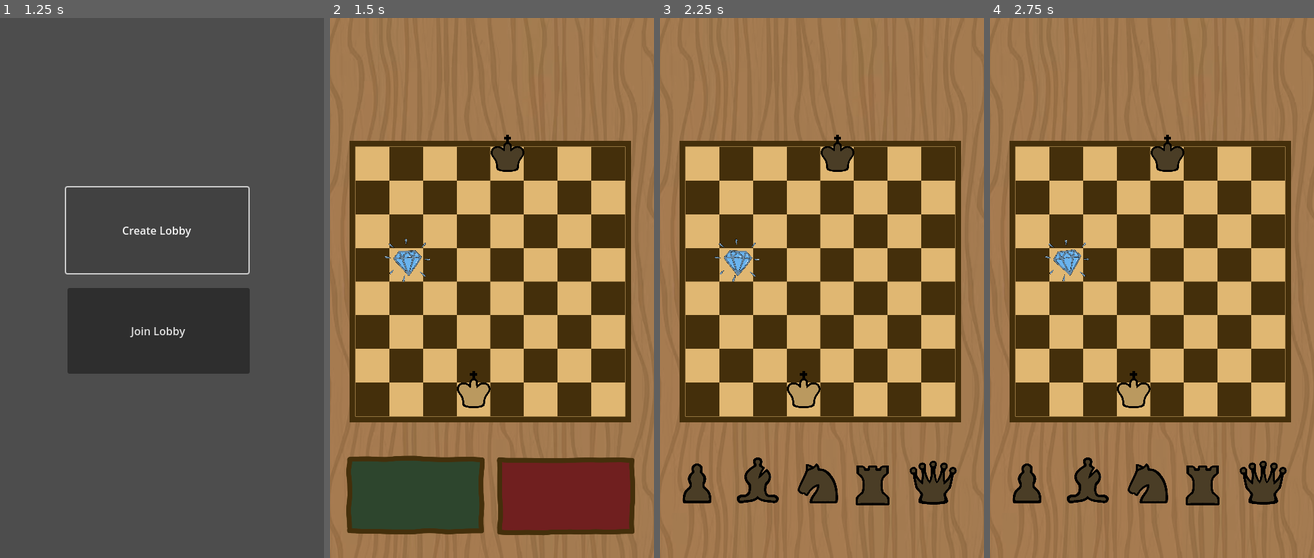
Above: before the commit, frames 1-4 (left to right).
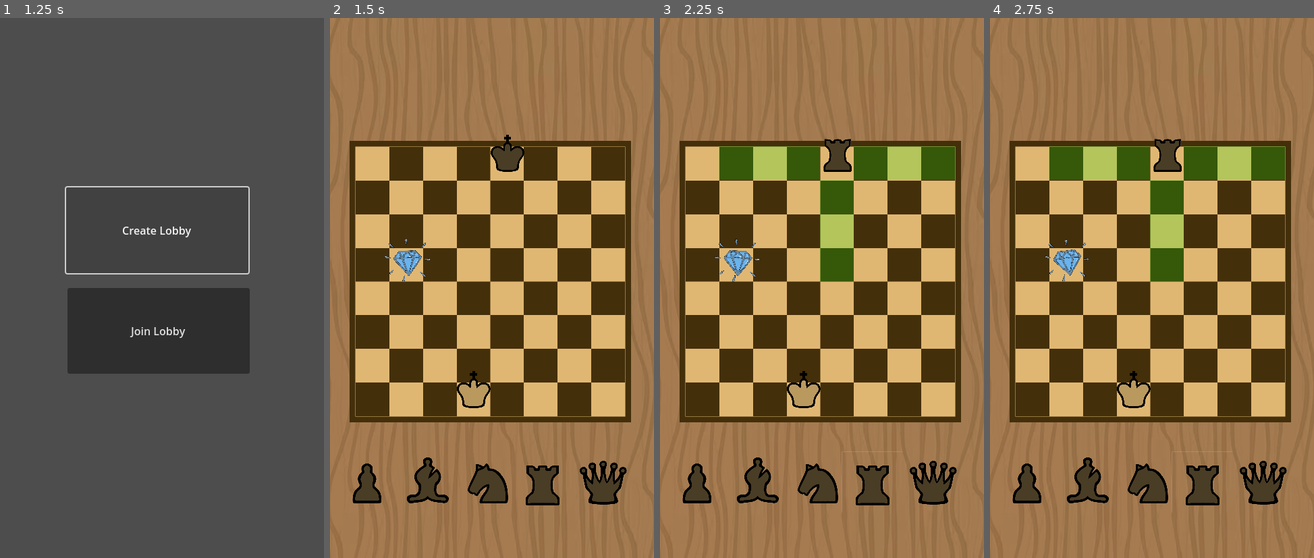
Above: after the commit, the same moments.

Repository: mljkvc/Blokejd-GameJam
Game: Godot game, scene res://scenes/Main.tscn
Two runs of this game, one before a commit and one after it. Both use one fixed random seed, a clock stepped at 60 frames per second and the inputs below.
Inputs (mouse positions are in pixels of both pictures, inside the frame that each line leads up to):
- Up to frame 1 (1.25 s): click "Create Lobby" at 0.5 s
- Up to frame 2 (1.5 s): click "Join Lobby" at 1.25 s
- Up to frame 3 (2.25 s): click (896, 498) at 2.02 s
- Up to frame 4 (2.75 s): no input

Frame 1 is identical in both runs. In frame 2, 12% of the frame differs, in the area x 5-95%, y 81-96%; in frame 3, 6.2%; in frame 4, 6.2%.
Error in both runs: Out of bounds get index '0' (on base: 'PackedStringArray') (res://scripts/main_menu.gd:17)

Commit message:
added puff animation pictures

Diff:
--- /dev/null
+++ b/scenes/puff.tscn
@@ -0,0 +1,53 @@
+[gd_scene load_steps=10 format=3 uid="uid://lroudw2xpr0s"]
+
+[ext_resource type="Texture2D" uid="uid://cda7xlkbf13uc" path="res://sprites/animation/puff_animation/puff1.png" id="1_lh7qp"]
+[ext_resource type="Texture2D" uid="uid://csvkos2yviiwg" path="res://sprites/animation/puff_animation/puff2.png" id="2_nbff8"]
+[ext_resource type="Texture2D" uid="uid://bmohlels8tum8" path="res://sprites/animation/puff_animation/puff3.png" id="3_lvlce"]
+[ext_resource type="Texture2D" uid="uid://dwy3i3vf6ebu4" path="res://sprites/animation/puff_animation/puff4.png" id="4_1xkhb"]
+[ext_resource type="Texture2D" uid="uid://db2q5tc2f1fea" path="res://sprites/animation/puff_animation/puff5.png" id="5_52p1q"]
+[ext_resource type="Texture2D" uid="uid://b5eahqshl6hrr" path="res://sprites/animation/puff_animation/puff6.png" id="6_svl8m"]
+[ext_resource type="Texture2D" uid="uid://lb5iu240i15d" path="res://sprites/animation/puff_animation/puff7.png" id="7_ciwoo"]
+[ext_resource type="Texture2D" uid="uid://cjfvvtdo8lrqi" path="res://sprites/animation/puff_animation/puff8.png" id="8_72pvg"]
+
+[sub_resource type="SpriteFrames" id="SpriteFrames_5sjku"]
+animations = [{
+"frames": [],
+"loop": true,
+"name": &"default",
+"speed": 5.0
+}, {
+"frames": [{
+"duration": 1.0,
+"texture": ExtResource("1_lh7qp")
+}, {
+"duration": 1.0,
+"texture": ExtResource("2_nbff8")
+}, {
+"duration": 1.0,
+"texture": ExtResource("3_lvlce")
+}, {
+"duration": 1.0,
+"texture": ExtResource("4_1xkhb")
+}, {
+"duration": 1.0,
+"texture": ExtResource("5_52p1q")
+}, {
+"duration": 1.0,
+"texture": ExtResource("6_svl8m")
+}, {
+"duration": 1.0,
+"texture": ExtResource("7_ciwoo")
+}, {
+"duration": 1.0,
+"texture": ExtResource("8_72pvg")
+}],
+"loop": false,
+"name": &"puff_animation",
+"speed": 5.0
+}]
+
+[node name="Puff" type="Node2D"]
+
+[node name="AnimatedSprite2D" type="AnimatedSprite2D" parent="."]
+sprite_frames = SubResource("SpriteFrames_5sjku")
+animation = &"puff_animation"
--- a/scripts/main.gd
+++ b/scripts/main.gd
@@ -11,7 +11,7 @@
 	main_menu.connect("join_lobby", Callable(self, "_on_join_lobby"))
 	main_menu.connect("set_your_pieces_to_white", Callable(self, "_on_set_your_pieces_to_white"))
 	main_menu.connect("set_your_pieces_to_black", Callable(self, "_on_set_your_pieces_to_black"))
-	play_song("res://doodle_song.mp3")
+	play_song("res://audio/doodle_song.mp3")
 
 func _on_set_your_pieces_to_white() -> void:
 	main_scene.you_are_white = true
@@ -34,7 +34,7 @@
 	main_menu.hide()
 	main_scene.show()
 	pause_song()
-	play_song("res://doodle_lobby_song.mp3")
+	play_song("res://audio/doodle_lobby_song.mp3")
 
 # Called every frame. 'delta' is the elapsed time since the previous frame.
 func _process(delta: float) -> void:
--- a/scripts/main_scene.gd
+++ b/scripts/main_scene.gd
@@ -23,6 +23,7 @@
 var diamond_tile: String = "b_5"
 # Called when the node enters the scene tree for the first time.
 func _ready() -> void:
+	call_out_opponent_node.hide()
 	MultiplayerManager.connect("refresh", Callable(self, "_on_refresh"))
 	diamond.position = Board.get_node(diamond_tile).global_position
 	diamond.animation.play("diamond_animation")
@@ -45,6 +46,7 @@
 	show_pieces_choice()
 	enemy_king.position = Board.get_node(enemy_current_tile).global_position
 	your_king.position = Board.get_node(your_king.your_tile_name).global_position
+	your_pieces.show()
 
 func assign_black_pieces() -> void:
 	choose_a_piece_node.remove_child(white_pieces)
@@ -56,6 +58,7 @@
 	show_pieces_choice()
 	enemy_king.position = Board.get_node(enemy_current_tile).global_position
 	your_king.position = Board.get_node(your_king.your_tile_name).global_position
+	your_pieces.show()
 
 func remove_all_objects_from_the_board() -> void:
 	$White.position = Vector2(-100,-100)
@@ -63,16 +66,14 @@
 	$Diamond.position = Vector2(-100,-100)
 
 func _on_piece_moved(new_tile_name: String) -> void:
-	print("Tile moved: " + new_tile_name)
+
 	your_king.your_tile_name = new_tile_name
 	var new_tile = Board.get_node(new_tile_name)
 	your_king.position = new_tile.global_position
-
-	#func make_move(player_id, x, y, piece_data, lied):
-	print("My peer ID:", multiplayer.get_unique_id())
 	MultiplayerManager.make_move(multiplayer.get_unique_id(), your_king.your_tile_name, your_king.this_piece, false)
 
 	unhighlight_all_squares()
+
 
 func position_all_objects_on_the_board() -> void:
 
@@ -111,18 +112,25 @@
 func show_pieces_choice() -> void:
 	your_pieces.hide()
 	your_pieces.connect("piece_chosen", Callable(self, "_on_piece_chosen"))
-	call_out_opponent_node = $CallOutOpponent
 	call_out_opponent_node.connect("ok_button_pressed", Callable(self, "_on_ok_button_pressed"))
 	call_out_opponent_node.connect("scam_button_pressed", Callable(self, "_on_scam_button_pressed"))
+
+func _on_opponent_made_a_move() -> void:
+	#animiraj protivnicku figuru -> puf, nova figura, pomeraj, jedenje(mozda) i adjust score
+	call_out_opponent_node.show()
 
 func _on_ok_button_pressed() -> void:
 	print('ok')
 	call_out_opponent_node.hide()
+	#signal da se potvrdi trenutna pozicija
 	your_pieces.show()
 
 
 func _on_scam_button_pressed() -> void:
-	print('scam')
+	#if opponent lied == false:
+	#_on_ok_button_pressed()
+	#else:
+	#vrati se na prethodnu tablu, resetuj pojedene stvari i skor, oduzmi mu 1 poen
 	call_out_opponent_node.hide()
 	your_pieces.show()
 
--- a/scripts/tile.gd
+++ b/scripts/tile.gd
@@ -33,7 +33,6 @@
 func _input(event):
 
 	if event is InputEventMouseButton && event.button_index == MOUSE_BUTTON_LEFT and event.pressed and mouse_is_inside_this_square and tile_is_available_for_movement:
-		print('uso')
 		emit_signal("piece_moved", self.name)
 
 
Not shown, added: audio/doodle_lobby_song.mp3.import
Not shown, added: audio/doodle_song.mp3.import
Not shown, removed: doodle_lobby_song.mp3.import
Not shown, removed: doodle_song.mp3.import
Not shown: 1 places in scenes/Main.tscn that only renumber resources
Binary file added: sprites/animation/puff_animation/puff1.png
Not shown, added: sprites/animation/puff_animation/puff1.png.import
Binary file added: sprites/animation/puff_animation/puff2.png
Not shown, added: sprites/animation/puff_animation/puff2.png.import
Binary file added: sprites/animation/puff_animation/puff3.png
Not shown, added: sprites/animation/puff_animation/puff3.png.import
Binary file added: sprites/animation/puff_animation/puff4.png
(and 11 more such lines)
